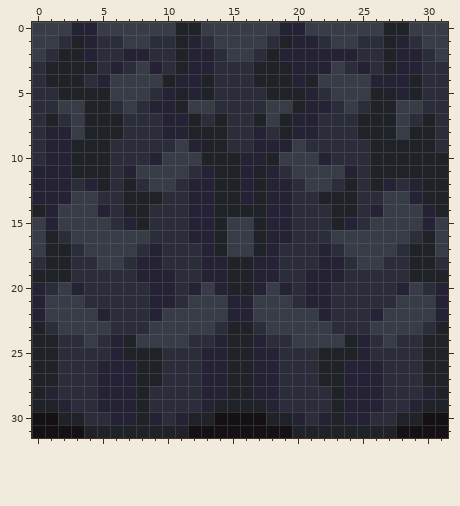
Pixel-art sprite -- src/textures/spritesheets/forest/cavesecret.png. The picture above is the old version.
The file is 32x32 pixels. Colours within 5 levels of each other are drawn and written as one.
Now the later version:
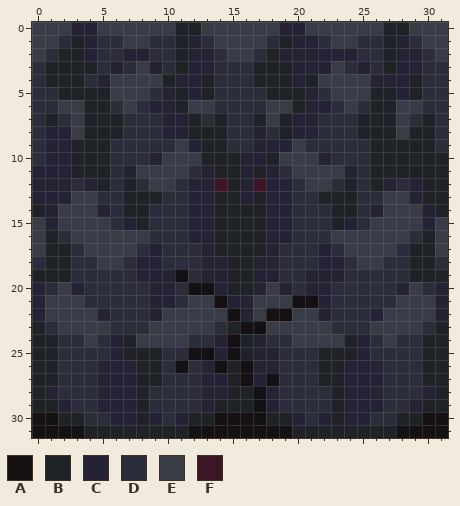
Palette (. is transparent): A #141013  B #1f2227  C #242234  D #2b2d3a  E #373c47  F #3b1725
Change:
y 12: x 14 B -> F; x 17 B -> F
y 15..17: x 15..16 EE -> BB
y 19: x 11 D -> A
y 20: x 12..13 CE -> AA
y 21: x 14 E -> A; x 20..21 DC -> AA
y 22: x 15 C -> A; x 18..19 EE -> AA
y 23: x 16..17 BD -> AA
y 24: x 15 B -> A
y 25: x 12..13 DC -> AA; x 15 B -> A
y 26: x 11 D -> A; x 14 C -> A; x 16 B -> A
y 27: x 16 B -> A; x 18 C -> A
y 28: x 17 C -> A
y 29: x 17 B -> A
Changed places in both pictures, as pixel boxes (x1, y1, x2, y2):
changed: (175, 178, 318, 412)
